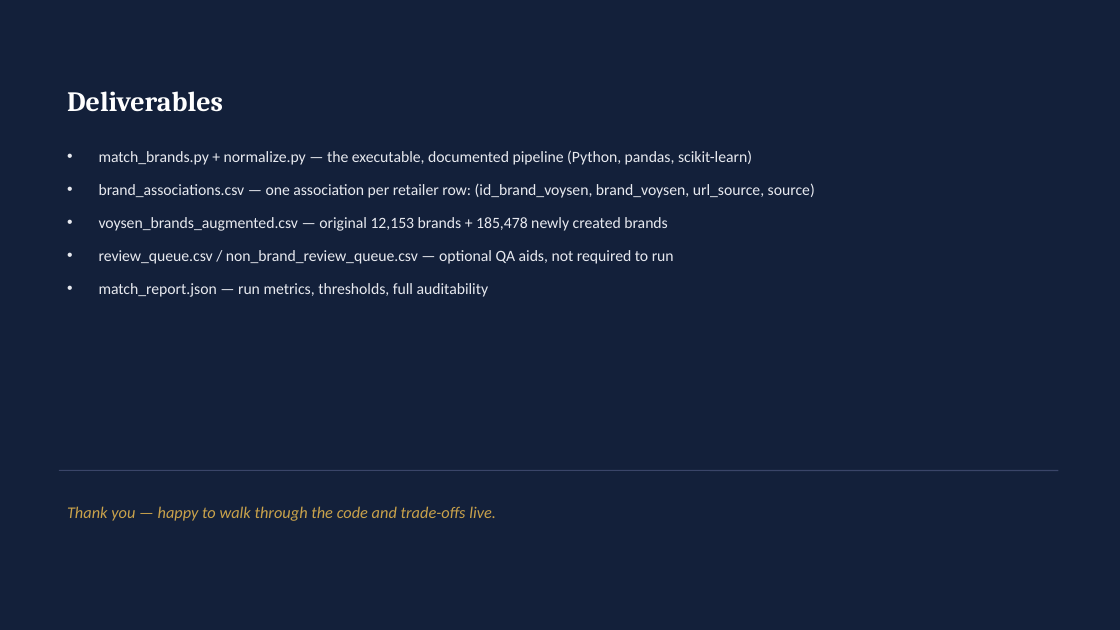
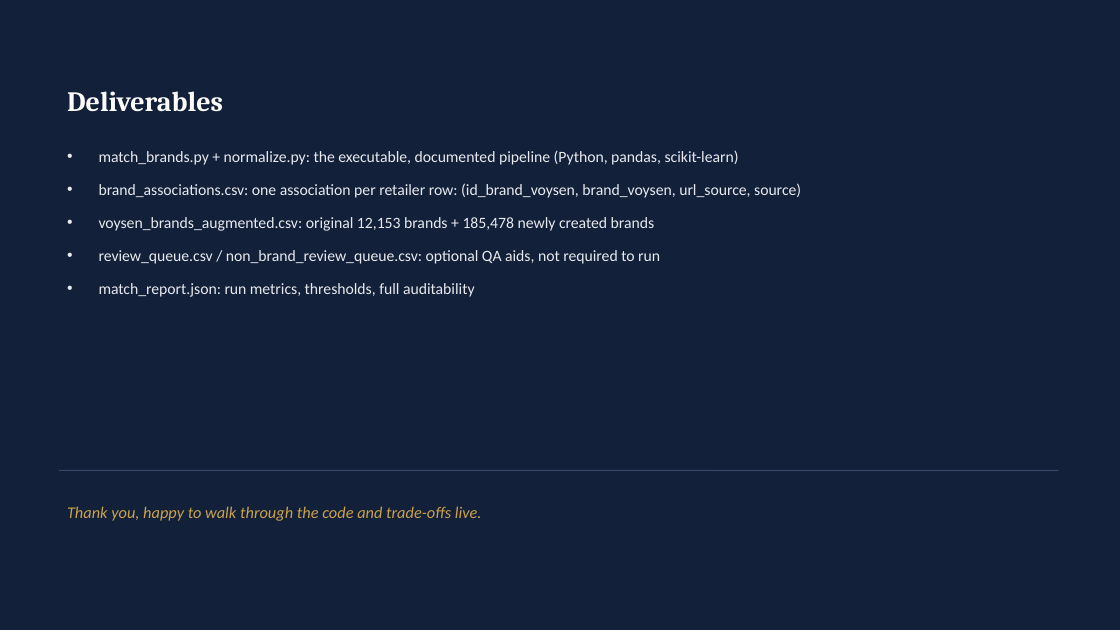
Before and after one commit to Ayoub-etoullali/voysen-brand-matching, a slide deck: slide 8 of Voysen_Brand_Matching_Presentation.pptx. Drawn at 1120x630 pixels with LibreOffice and Linux fonts; fonts in the diff are those of the drawing. Boxes give left, top, right and bottom in pixels: in the first picture for what was removed or moved away, otherwise in the second. Text is boxed around its words. In the diff, an @@ line names an element or a change of style, - is before the commit and + after.

Commit message:
voysen

```diff
--- a/Voysen_Brand_Matching_Presentation.pptx
+++ b/Voysen_Brand_Matching_Presentation.pptx
@@ text at bbox=[99, 150, 801, 297]: text changed @@
-• match_brands.py + normalize.py — the executable, documented pipeline (Python, pandas, scikit-learn)
-• brand_associations.csv — one association per retailer row: (id_brand_voysen, brand_voysen, url_source, source)
-• voysen_brands_augmented.csv — original 12,153 brands + 185,478 newly created brands
-• review_queue.csv / non_brand_review_queue.csv — optional QA aids, not required to run
-• match_report.json — run metrics, thresholds, full auditability
+• match_brands.py + normalize.py: the executable, documented pipeline (Python, pandas, scikit-learn)
+• brand_associations.csv: one association per retailer row: (id_brand_voysen, brand_voysen, url_source, source)
+• voysen_brands_augmented.csv: original 12,153 brands + 185,478 newly created brands
+• review_queue.csv / non_brand_review_queue.csv: optional QA aids, not required to run
+• match_report.json: run metrics, thresholds, full auditability
@@ text at bbox=[67, 506, 482, 521]: text changed @@
-Thank you — happy to walk through the code and trade-offs live.
+Thank you, happy to walk through the code and trade-offs live.
```
Also in this commit, not shown: 7 other slides changed, 1 other file.
